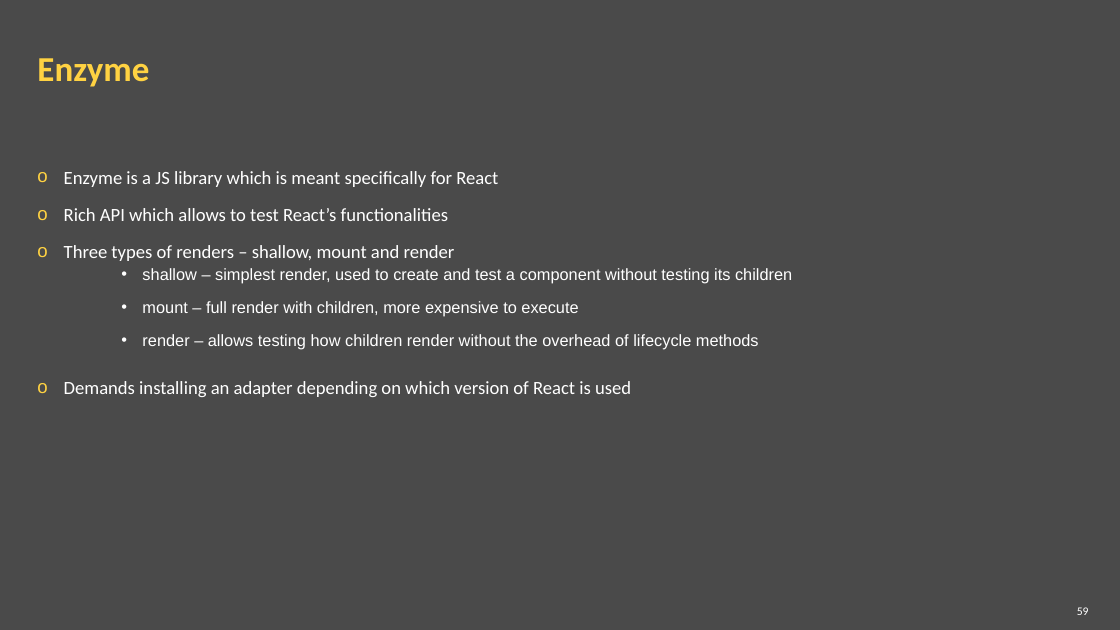
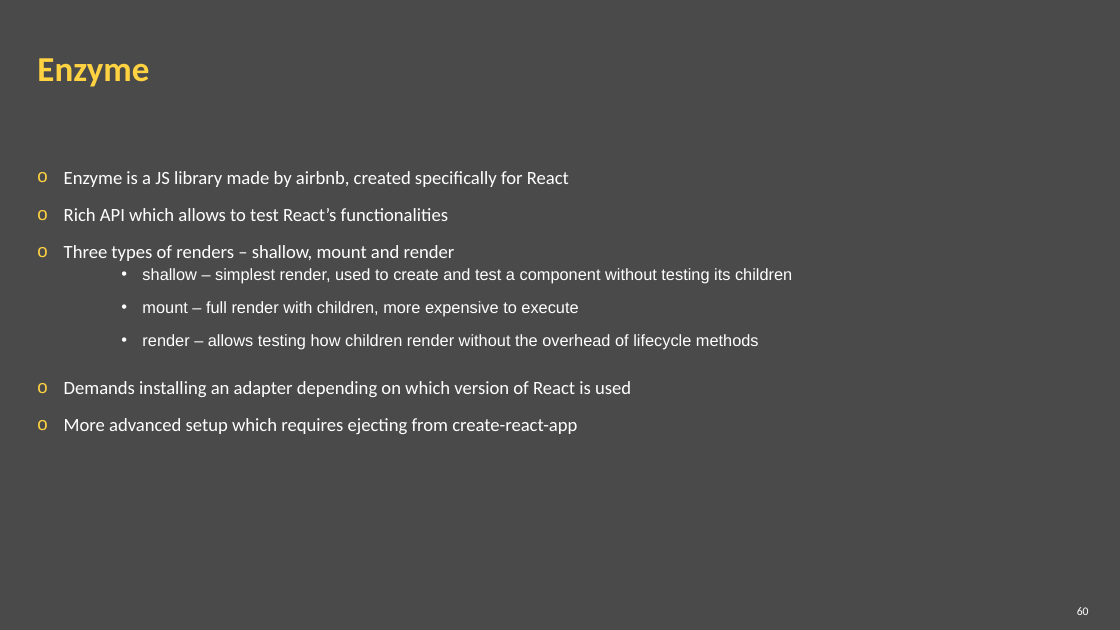
Before and after one commit to ppuzio/react-course-examples, a slide deck: slide 60 of React BEST course.pptx (slide 59 before the commit). Drawn at 1120x630 pixels with LibreOffice and Linux fonts; fonts in the diff are those of the drawing; background and template pictures are left out. Boxes give left, top, right and bottom in pixels: in the first picture for what was removed or moved away, otherwise in the second. Text is boxed around its words. In the diff, an @@ line names an element or a change of style, - is before the commit and + after.

```diff
--- a/React BEST course.pptx
+++ b/React BEST course.pptx
@@ text at (64,171,569,187): text changed @@
-o Enzyme is a JS library which is meant specifically for React
+o Enzyme is a JS library made by airbnb, created specifically for React
@@ text at (64,418,577,434): paragraph added @@
+o More advanced setup which requires ejecting from create-react-app
@@ page number at (1077,607,1089,615): text changed @@
-59
+60
```
Also in this commit, not shown: 9 slides added, 5 other files.
